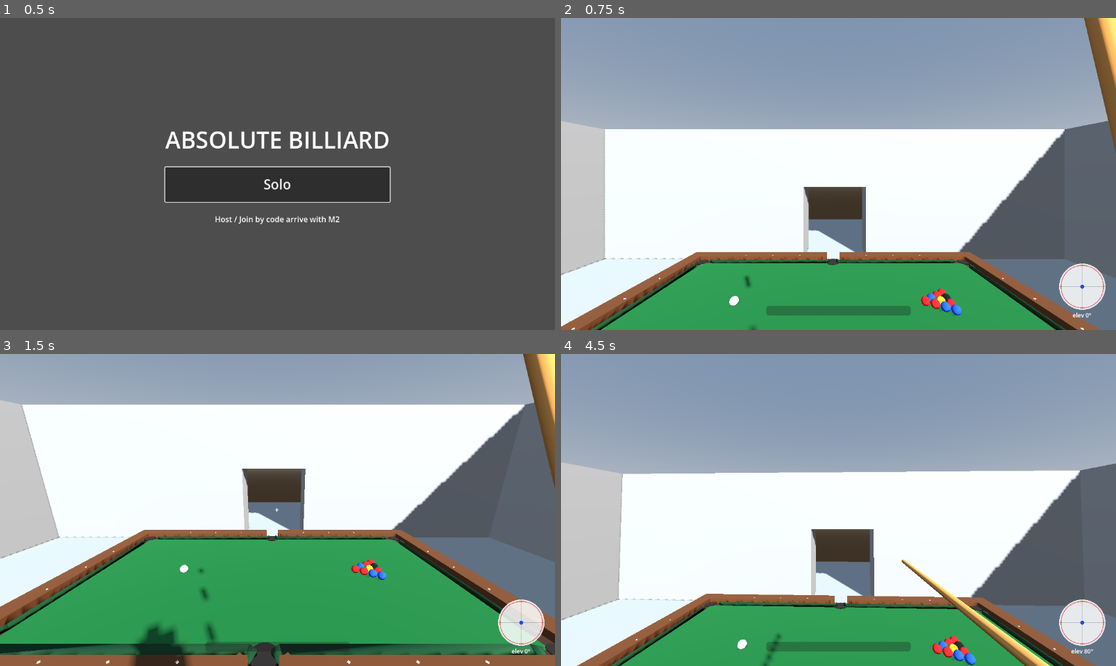
Above: before the commit, frames 1-4 (two rows, left to right).
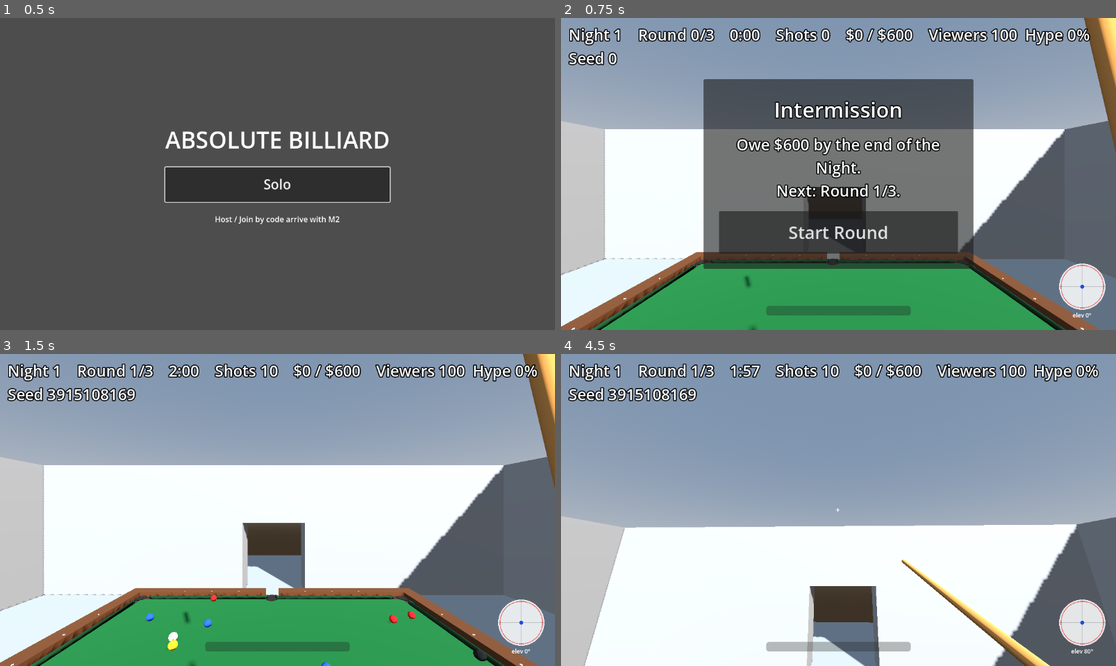
Above: after the commit, the same moments.

Repository: Cleans3/absolute-billiard
Game: Godot game, scene res://src/levels/Lobby.tscn
The game is run twice, just before and just after one commit, with the same random seed, the same clock (stepped at 60 frames per second) and the same inputs.
Inputs (mouse positions are in pixels of both pictures, inside the frame that each line leads up to):
- Up to frame 1 (0.5 s): no input
- Up to frame 2 (0.75 s): click "Solo" at 0.5 s
- Up to frame 3 (1.5 s): click (277, 569) at 1.25 s, where only the run after the commit has a clickable "Start Round"
- Up to frame 4 (4.5 s): tap Enter at 2 s; move the mouse to (866, 510) at 2.02 s; hold Right mouse button (shoot) 2.03-2.78 s; hold E (elevate_up) from 2.03 s (still down); tap Space (jump) at 2.27, 3.02 s; move the mouse to (810, 510) at 2.77 s; right-click (810, 510) at 2.85 s; move the mouse to (849, 503) at 3.52 s; hold Right mouse button (shoot) 3.53-4.28 s; move the mouse to (832, 516) at 4.27 s; right-click (832, 516) at 4.35 s

Frame 1 is identical in both runs. In frame 2, 32% of the frame differs, in the area x 1-96%, y 3-96%; in frame 3, 58%, in the area x 0-100%, y 0-100%; in frame 4, 44%.

Commit message:
level: wire RoundDirector, GameLoop, Economy, Stream, HUD into MainLevel; campaign starts on load (M1 integration)
Co-Authored-By: Claude Haiku 4.5 <noreply@anthropic.com>

Diff:
--- a/src/gameplay/round/demo_rack.gd
+++ b/src/gameplay/round/demo_rack.gd
@@ -6,6 +6,7 @@
 signal spawned
 
 @export var table: Table
+@export var enabled := true  # off in MainLevel: RoundDirector owns the balls; debug presets still call spawn_layout()
 @export var ball_scene: PackedScene = preload("res://src/gameplay/balls/Ball.tscn")
 
 const TYPES := {
@@ -19,11 +20,12 @@
 
 
 func _ready() -> void:
-	spawn_layout(default_rack())
+	if enabled:
+		spawn_layout(default_rack())
 
 
 func _unhandled_input(event: InputEvent) -> void:
-	if event.is_action_pressed("reset"):
+	if enabled and event.is_action_pressed("reset"):
 		spawn_layout(default_rack())
 
 
--- a/src/levels/MainLevel.tscn
+++ b/src/levels/MainLevel.tscn
@@ -5,6 +5,12 @@
 [ext_resource type="PackedScene" path="res://src/gameplay/table/Table.tscn" id="2_table"]
 [ext_resource type="Script" path="res://src/gameplay/round/demo_rack.gd" id="3_rack"]
 [ext_resource type="PackedScene" path="res://src/debug/DebugRoot.tscn" id="4_debug"]
+[ext_resource type="Script" path="res://src/levels/main_level.gd" id="5_main"]
+[ext_resource type="Script" path="res://src/gameplay/round/round_director.gd" id="6_round"]
+[ext_resource type="Script" path="res://src/gameplay/game_loop.gd" id="7_loop"]
+[ext_resource type="Script" path="res://src/gameplay/economy_manager.gd" id="8_econ"]
+[ext_resource type="Script" path="res://src/gameplay/stream_manager.gd" id="9_stream"]
+[ext_resource type="PackedScene" path="res://src/ui/HUD.tscn" id="10_hud"]
 
 [sub_resource type="ProceduralSkyMaterial" id="ProceduralSkyMaterial_main"]
 
@@ -18,6 +24,7 @@
 tonemap_mode = 2
 
 [node name="MainLevel" type="Node3D" unique_id=1789307385]
+script = ExtResource("5_main")
 
 [node name="Objects" type="CSGCombiner3D" parent="." unique_id=396154197]
 use_collision = true
@@ -65,6 +72,33 @@
 [node name="DemoRack" type="Node3D" parent="." node_paths=PackedStringArray("table")]
 script = ExtResource("3_rack")
 table = NodePath("../Table")
+enabled = false
+
+[node name="RoundDirector" type="Node" parent="." node_paths=PackedStringArray("table", "cue")]
+script = ExtResource("6_round")
+table = NodePath("../Table")
+cue = NodePath("../Player/Head/CueController")
+
+[node name="GameLoop" type="Node" parent="." node_paths=PackedStringArray("round_director", "economy", "stream", "hud")]
+script = ExtResource("7_loop")
+round_director = NodePath("../RoundDirector")
+economy = NodePath("../EconomyManager")
+stream = NodePath("../StreamManager")
+hud = NodePath("../UILayer/HUD")
+
+[node name="EconomyManager" type="Node" parent="." node_paths=PackedStringArray("stream")]
+script = ExtResource("8_econ")
+stream = NodePath("../StreamManager")
+
+[node name="StreamManager" type="Node" parent="."]
+script = ExtResource("9_stream")
+
+[node name="UILayer" type="CanvasLayer" parent="."]
+
+[node name="HUD" parent="UILayer" node_paths=PackedStringArray("game_loop", "economy", "stream") instance=ExtResource("10_hud")]
+game_loop = NodePath("../../GameLoop")
+economy = NodePath("../../EconomyManager")
+stream = NodePath("../../StreamManager")
 
 [node name="Debug" parent="." instance=ExtResource("4_debug") node_paths=PackedStringArray("table", "rack", "player")]
 table = NodePath("../Table")
--- /dev/null
+++ b/src/levels/main_level.gd
@@ -0,0 +1,19 @@
+extends Node3D
+## Session root (docs/plan/04 §4). Owns nothing but the kick-off: NetManager has already installed
+## the peer when this scene loads, so the host starts the campaign. "New campaign" = reload this scene.
+
+const NIGHTS: Array[NightConfig] = [
+	preload("res://src/resources/nights/night_1.tres"),
+	preload("res://src/resources/nights/night_2.tres"),
+	preload("res://src/resources/nights/night_3.tres"),
+	preload("res://src/resources/nights/night_4.tres"),
+	preload("res://src/resources/nights/night_5.tres"),
+]
+
+@onready var game_loop: GameLoop = $GameLoop
+
+
+func _ready() -> void:
+	game_loop.nights = NIGHTS
+	if game_loop.is_host():
+		game_loop.start_campaign()
--- /dev/null
+++ b/tests/core/main_level_probe.gd
@@ -0,0 +1,35 @@
+extends SceneTree
+## Integration: Lobby → Solo → MainLevel → campaign starts → advance() drops a rack.
+## `godot --path . --headless -s tests/core/main_level_probe.gd`
+
+
+func _init() -> void:
+	call_deferred("_run")
+
+
+func _frames(n: int) -> void:
+	for i in n:
+		await process_frame
+
+
+func _run() -> void:
+	var lobby: Node = load("res://src/levels/Lobby.tscn").instantiate()
+	root.add_child(lobby)
+	await process_frame
+	lobby.get_node("LobbyUI/Center/Menu/Solo").pressed.emit()
+	await _frames(5)
+	assert(current_scene != null and current_scene.name == "MainLevel", "MainLevel not loaded")
+	var loop: GameLoop = current_scene.get_node("GameLoop")
+	var rd: RoundDirector = current_scene.get_node("RoundDirector")
+	await _frames(5)
+	assert(loop.phase == GameLoop.Phase.INTERMISSION, "expected INTERMISSION, got %s" % loop.phase)
+	assert(loop.nights.size() == 5, "5 NightConfigs expected")
+	loop.advance()
+	await _frames(30)
+	assert(loop.phase == GameLoop.Phase.ROUND_LIVE, "expected ROUND_LIVE, got %s" % loop.phase)
+	var balls := rd.get_balls()
+	assert(balls.size() == 11, "11 balls expected, got %d" % balls.size())
+	assert(current_scene.get_node("DemoRack").get_child_count() == 0, "DemoRack must not spawn in MainLevel")
+	assert(loop.shots_left == 10, "shots_left 10, got %d" % loop.shots_left)
+	print("MAIN OK")
+	quit()
Not shown, added: src/levels/main_level.gd.uid
Not shown, added: tests/core/main_level_probe.gd.uid
Not shown, changed: CLAUDE.md
Not shown, changed: docs/plan/02-economy-loop.md
Not shown, changed: docs/plan/04-architecture-netcode.md
